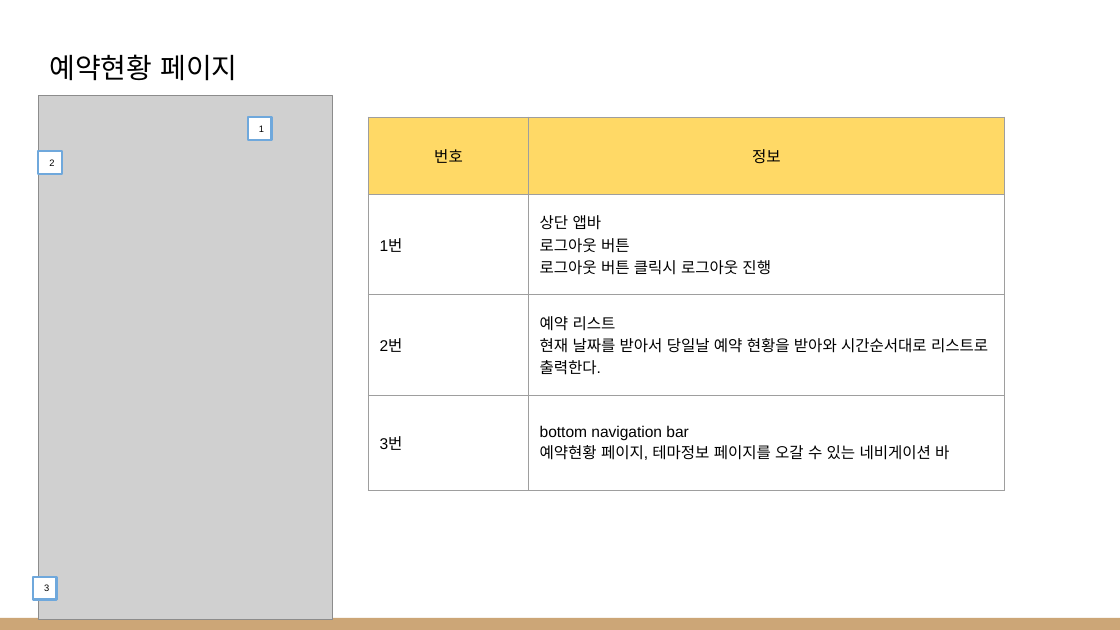
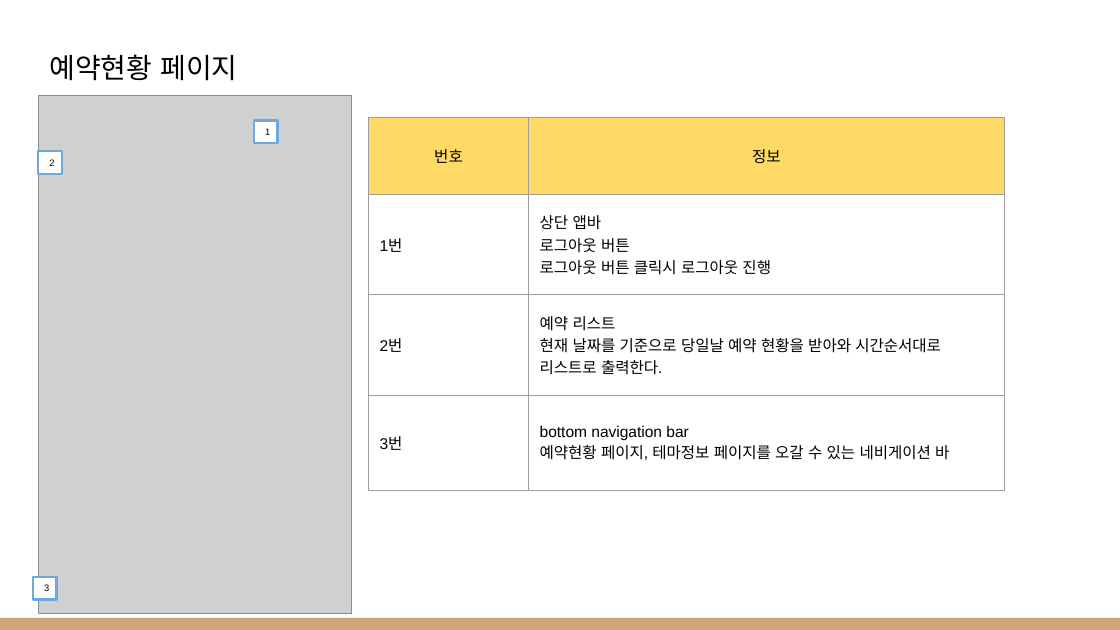
Before and after one commit to kookmin-sw/capstone-2022-18, a slide deck: slide 5 of docs/방탈출모아 매니저 앱 페이지별 설명서.pptx. Drawn at 1120x630 pixels with LibreOffice and Linux fonts; fonts in the diff are those of the drawing; grey boxes stand for pictures. Boxes give left, top, right and bottom in pixels: in the first picture for what was removed or moved away, otherwise in the second. Text is boxed around its words. In the diff, an @@ line names an element or a change of style, - is before the commit and + after.

```diff
--- a/docs/방탈출모아 매니저 앱 페이지별 설명서.pptx
+++ b/docs/방탈출모아 매니저 앱 페이지별 설명서.pptx
@@ picture: place and size @@
-picture at <box>38,95,333,619</box>
+picture at <box>38,95,352,614</box>
@@ table at <box>368,116,1005,484</box> @@
-row 3, column 2: 예약 리스트 / 현재 날짜를 받아서 당일날 예약 현황을 받아와 시간순서대로 리스트로 출력한다.
+row 3, column 2: 예약 리스트 / 현재 날짜를 기준으로 당일날 예약 현황을 받아와 시간순서대로 리스트로 출력한다.
@@ rectangle "1": place and size @@
-rectangle "1" at <box>248,116,271,139</box>
+rectangle "1" at <box>254,121,278,143</box>
```
Also in this commit, not shown: 3 other slides changed, 3 other files.
